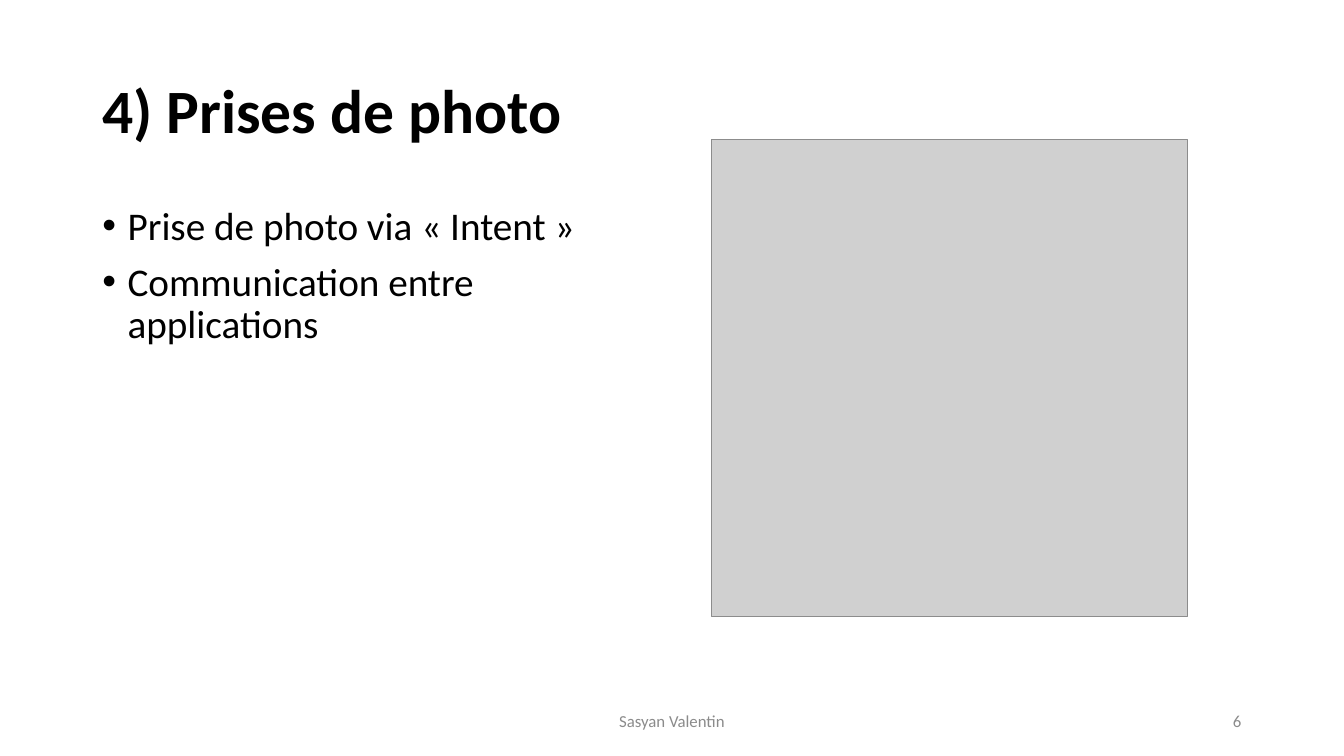
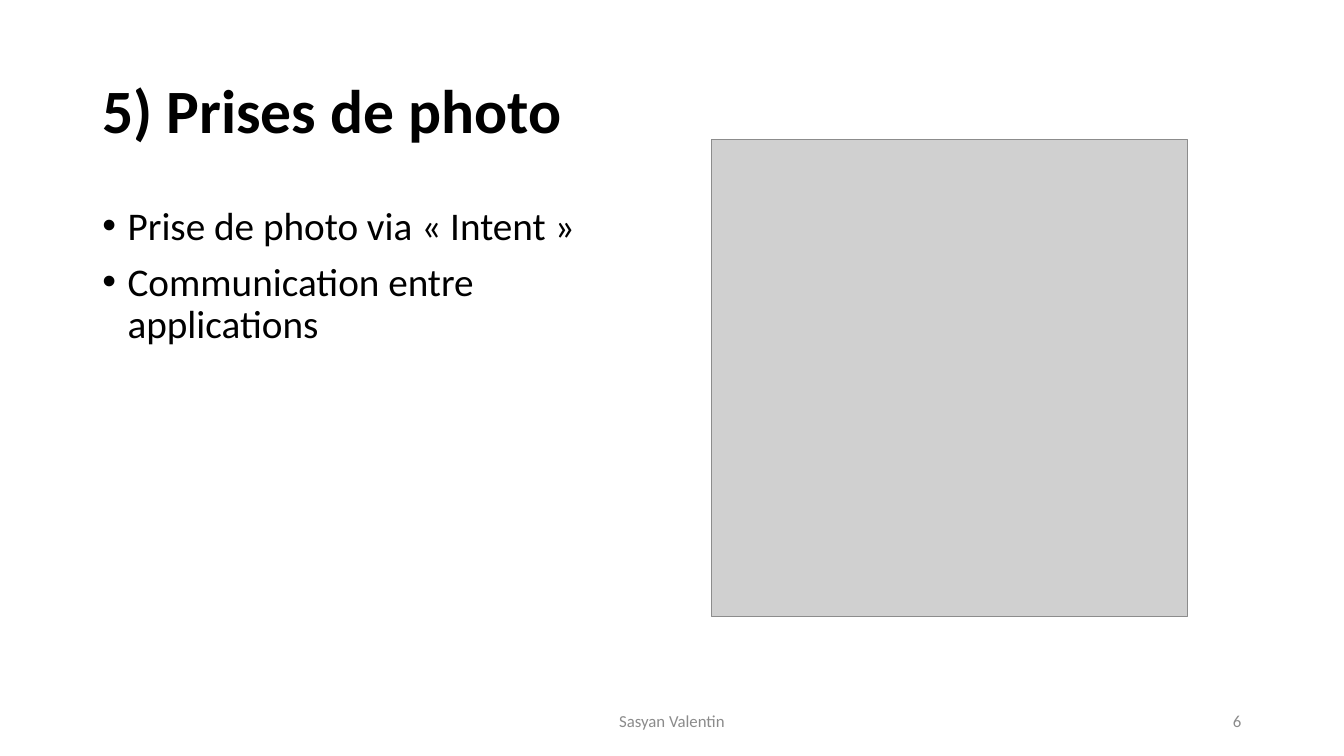
Before and after one commit to VSasyan/AndroidENSG, a slide deck: slide 6 of plan_du_cours.pptx. Drawn at 1344x756 pixels with LibreOffice and Linux fonts; fonts in the diff are those of the drawing; grey boxes stand for pictures. Boxes give left, top, right and bottom in pixels: in the first picture for what was removed or moved away, otherwise in the second. Text is boxed around its words. In the diff, an @@ line names an element or a change of style, - is before the commit and + after.

```diff
--- a/plan_du_cours.pptx
+++ b/plan_du_cours.pptx
@@ title at [102, 87, 561, 143]: text changed @@
-4) Prises de photo
+5) Prises de photo
```
Also in this commit, not shown: 6 other slides changed, 31 other files.
